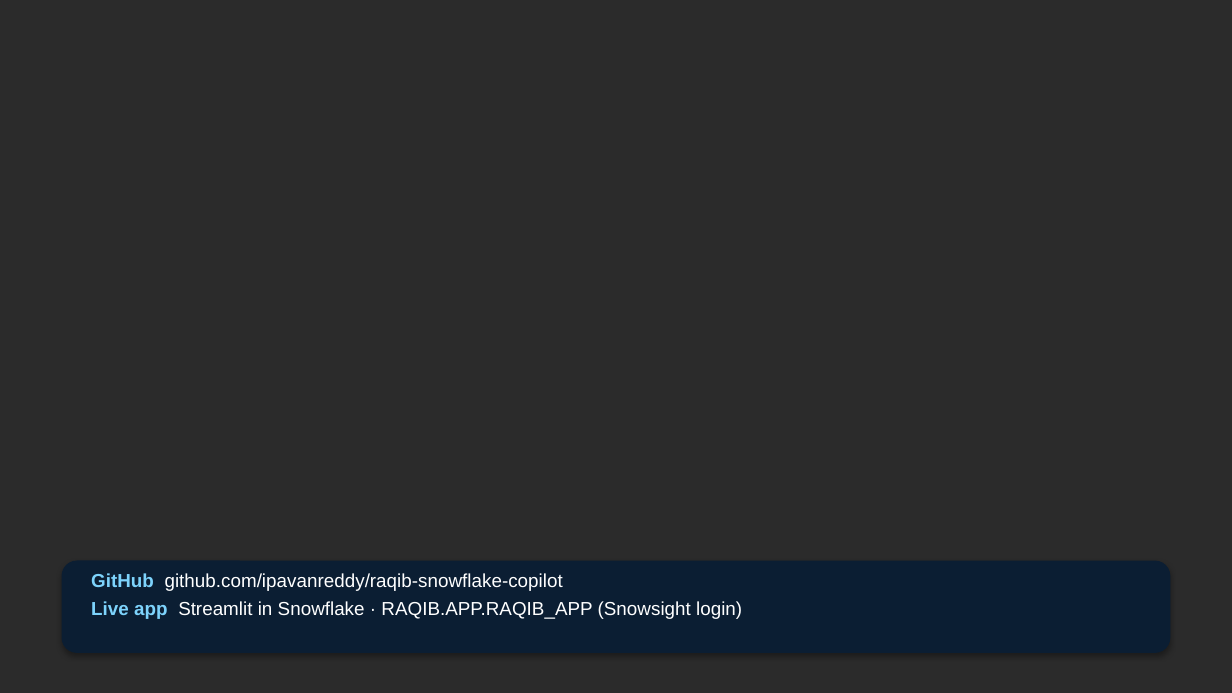
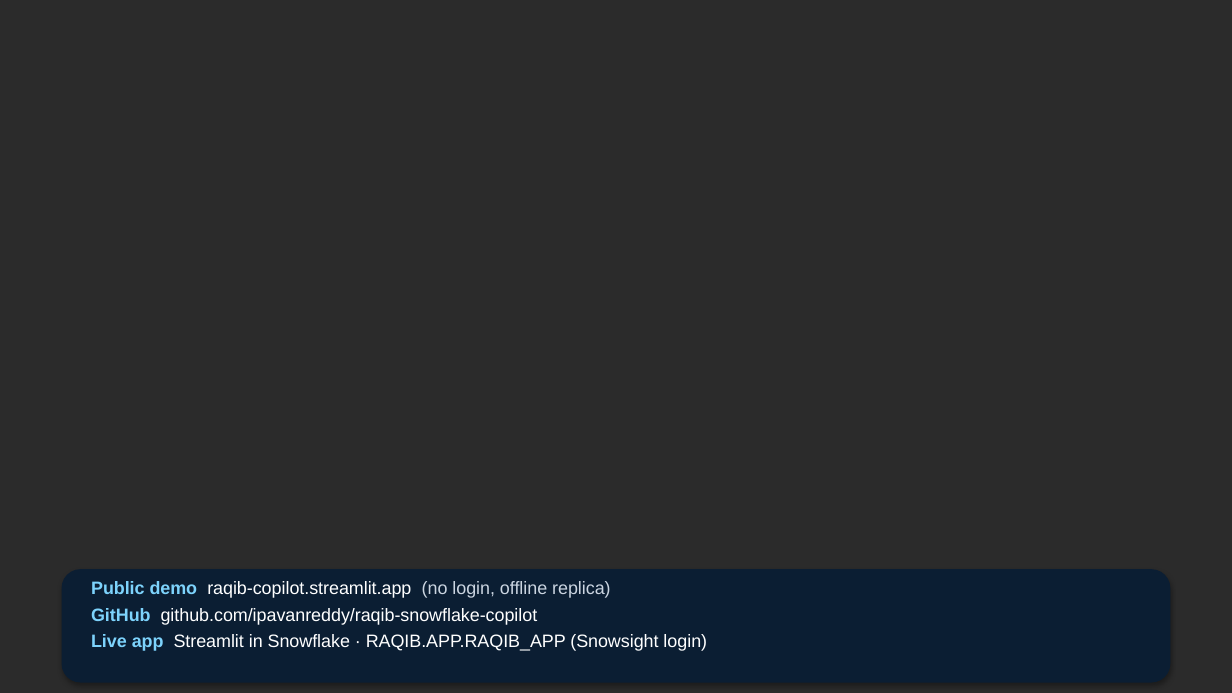
Before and after one commit to ipavanreddy/raqib-snowflake-copilot, a slide deck: slide 8 of docs/Raqib_submission_deck.pptx. Drawn at 1232x693 pixels with LibreOffice and Linux fonts; fonts in the diff are those of the drawing; background and template pictures are left out; a plain dark background stands for a picture behind light text. Boxes give left, top, right and bottom in pixels: in the first picture for what was removed or moved away, otherwise in the second. Text is boxed around its words. In the diff, an @@ line names an element or a change of style, - is before the commit and + after.

```diff
--- a/docs/Raqib_submission_deck.pptx
+++ b/docs/Raqib_submission_deck.pptx
@@ rounded rectangle: place and size @@
-rounded rectangle at (62, 561, 1170, 653)
+rounded rectangle at (62, 569, 1170, 683)
@@ text "Public demo raqib-copilot.streamlit.app (no login, ...": place and size @@
-text "Public demo raqib-copilot.streamlit.app (no login, ..." at (91, 573, 742, 619)
+text "Public demo raqib-copilot.streamlit.app (no login, ..." at (91, 581, 707, 651)
@@ text at (91, 581, 611, 598): paragraph added @@
+Public demo raqib-copilot.streamlit.app (no login, offline replica)
@@ text at (91, 608, 707, 651): size 11 to 10.5 pt in "GitHub github.com/ipavanreddy/raqib-snowflake-copilot", "Live app Streamlit in Snowflake · RAQIB.APP.RAQIB_APP ..." @@
```
Also in this commit, not shown: 2 other files.
